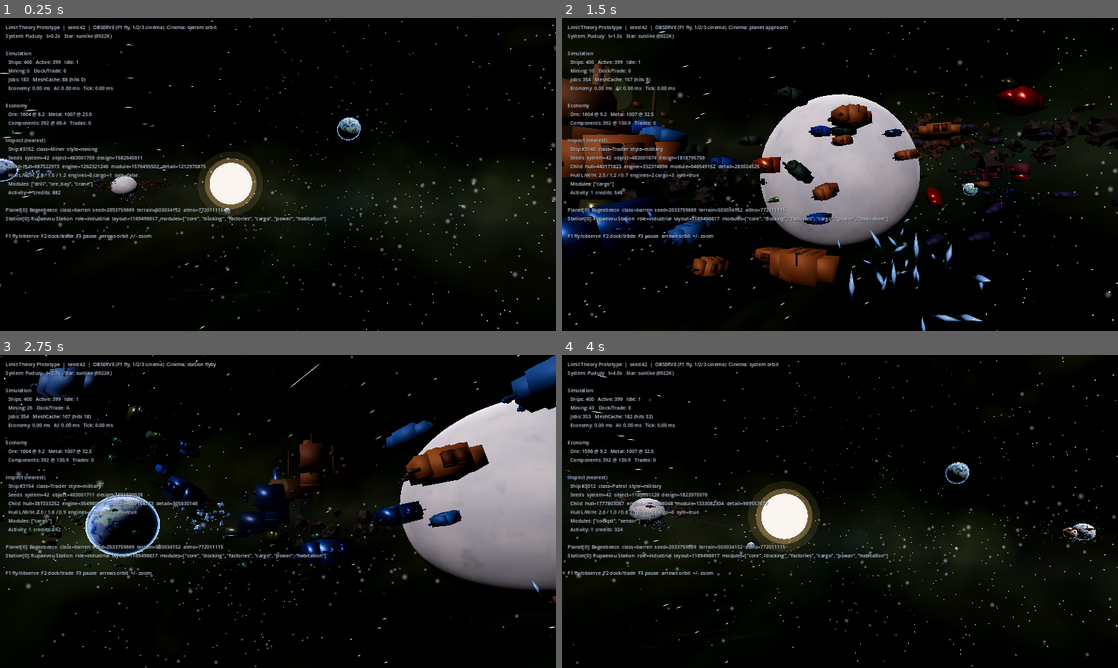
Above: before the commit, frames 1-4 (two rows, left to right).
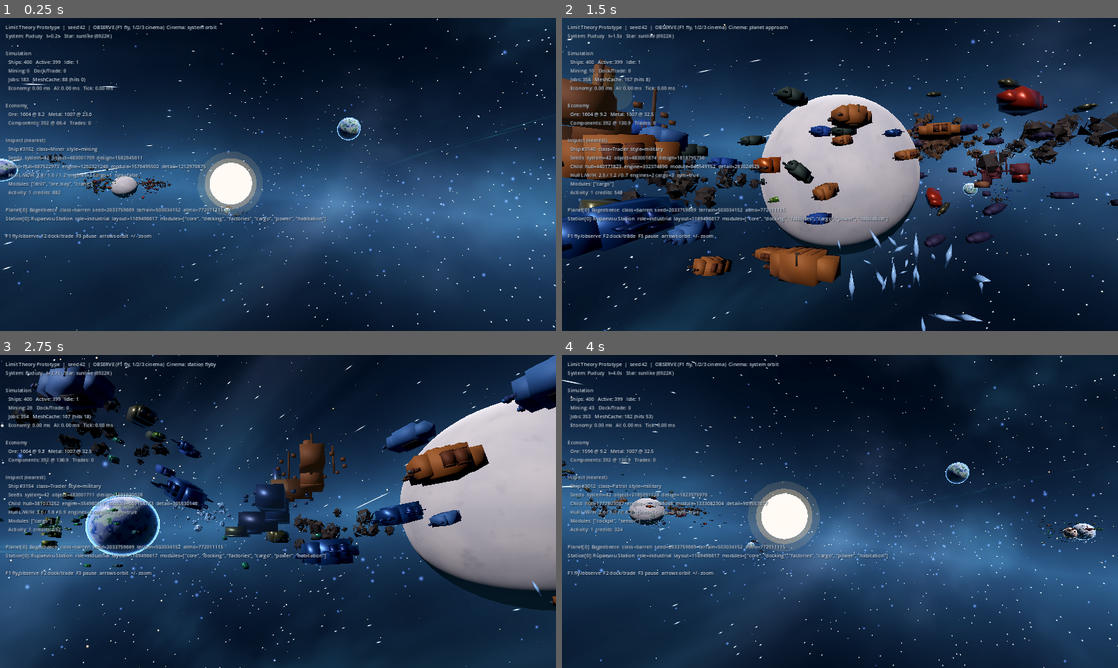
Above: after the commit, the same moments.

Repository: GeneralKnowledge/EternalWar
Game: Godot game, scene res://scenes/main.tscn
The game is run twice, just before and just after one commit, with the same random seed, the same clock (stepped at 60 frames per second) and the same inputs.
Inputs (mouse positions are in pixels of both pictures, inside the frame that each line leads up to):
- Up to frame 1 (0.25 s): no input
- Up to frame 2 (1.5 s): tap Enter at 0.5 s; move the mouse to (962, 158) at 0.52 s; hold Right (ui_right) 0.53-1.28 s; tap 1 at 0.6 s; click (962, 158) at 0.67 s; tap Space at 0.77 s; move the mouse to (728, 190) at 1.27 s; hold Down (ui_down) from 1.28 s (still down); tap 2 at 1.35 s
- Up to frame 3 (2.75 s): tap Space at 1.52 s; move the mouse to (333, 442) at 2.02 s; release Down (ui_down) at 2.03 s; hold Right (ui_right) from 2.03 s (still down); tap 3 at 2.1 s
- Up to frame 4 (4 s): move the mouse to (812, 574) at 2.77 s; release Right (ui_right) at 2.78 s; hold Up (ui_up) 2.78-3.53 s; tap C at 2.85 s; click (812, 574) at 2.92 s; tap Space at 3.02, 3.77 s; move the mouse to (1006, 558) at 3.52 s; hold Left (ui_left) from 3.53 s (still down); tap 1 at 3.6 s

The runs differ from the first frame. In frame 1, 97% of the frame differs, in the area x 0-100%, y 0-100%; in frame 2, 84%; in frame 3, 83%; in frame 4, 97%.

Commit message:
Tune sky colour and star scale for readable deep space
Bias nebula hues toward cyan/violet, keep an indigo sky floor under
Filmic tonemap, and shrink MultiMesh stars so empty space reads as
structured space instead of black void or muddy olive wash.

Co-authored-by: GeneralKnowledge <GeneralKnowledge@users.noreply.github.com>

Diff:
--- a/presentation/generators/starfield_gen.gd
+++ b/presentation/generators/starfield_gen.gd
@@ -3,8 +3,8 @@
 extends RefCounted
 
 
-static func build_multimesh(system_seed: int, count: int = 4800) -> MultiMesh:
-	## Dense far-field stars. Counts should stay high so empty sky never reads as flat black.
+static func build_multimesh(system_seed: int, count: int = 6200) -> MultiMesh:
+	## Dense star points: mostly small, a few brighter gems — not bokeh discs.
 	var rng := SeedHash.make_rng(system_seed, "starfield")
 	var mm := MultiMesh.new()
 	mm.transform_format = MultiMesh.TRANSFORM_3D
@@ -16,46 +16,48 @@
 
 	var clusters: Array[Vector3] = []
 	clusters.append(rng.dir3())
-	for i in mini(96, count):
+	for i in mini(120, count):
 		var base: Vector3 = clusters[rng.randi_range(0, clusters.size() - 1)]
-		clusters.append((base + rng.dir3() * rng.randf_range(0.04, 0.48)).normalized())
+		clusters.append((base + rng.dir3() * rng.randf_range(0.04, 0.5)).normalized())
 
-	# Galactic plane normal (deterministic tilt)
-	var plane_n := Vector3(rng.randf_range(-0.2, 0.2), 1.0, rng.randf_range(-0.2, 0.2)).normalized()
+	var plane_n := Vector3(rng.randf_range(-0.22, 0.22), 1.0, rng.randf_range(-0.22, 0.22)).normalized()
 
 	for i in count:
 		var dir: Vector3
-		var on_plane := rng.randf() < 0.45
+		var on_plane := rng.randf() < 0.5
 		if on_plane:
 			dir = rng.dir3()
-			dir = (dir - plane_n * dir.dot(plane_n) * rng.randf_range(0.55, 0.95)).normalized()
-			if rng.randf() < 0.5:
-				dir = (dir + clusters[rng.randi_range(0, clusters.size() - 1)] * 0.35).normalized()
-		elif rng.randf() < 0.72:
-			dir = (clusters[rng.randi_range(0, clusters.size() - 1)] + rng.dir3() * rng.randf_range(0.0, 0.12)).normalized()
+			dir = (dir - plane_n * dir.dot(plane_n) * rng.randf_range(0.5, 0.95)).normalized()
+			if rng.randf() < 0.55:
+				dir = (dir + clusters[rng.randi_range(0, clusters.size() - 1)] * 0.4).normalized()
+		elif rng.randf() < 0.7:
+			dir = (clusters[rng.randi_range(0, clusters.size() - 1)] + rng.dir3() * rng.randf_range(0.0, 0.14)).normalized()
 		else:
 			dir = rng.dir3()
 
-		var dist := rng.randf_range(7200.0, 14800.0)
-		var mag := pow(rng.randf(), 2.2)
+		var dist := rng.randf_range(3200.0, 7800.0)
+		var mag := pow(rng.randf(), 2.4)
 		if on_plane:
-			mag = minf(1.0, mag + 0.1)
-		# Keep points small so they read as stars, not glowing discs under bloom.
-		var size := lerpf(3.2, 14.0, mag)
+			mag = minf(1.0, mag + 0.08)
+		# Small sharp points; rare gems a bit larger.
+		var size: float
+		if mag > 0.82:
+			size = lerpf(14.0, 28.0, (mag - 0.82) / 0.18)
+		else:
+			size = lerpf(3.5, 12.0, mag / 0.82)
 		var temp_k := lerpf(2800.0, 14000.0, rng.randf())
 		if rng.randf() < 0.7:
-			temp_k = lerpf(3200.0, 7200.0, rng.randf())
+			temp_k = lerpf(3400.0, 7400.0, rng.randf())
 		var col := StellarColour.from_temperature(temp_k)
-		# Bright enough to survive ACES + dark sky without forcing bloom blowout.
-		var bright := 0.55 + mag * 1.15
+		var bright := 0.9 + mag * 1.5
 		col = Color(col.r * bright, col.g * bright, col.b * bright)
 		mm.set_instance_transform(i, Transform3D(Basis.IDENTITY.scaled(Vector3.ONE * size), dir * dist))
 		mm.set_instance_color(i, col)
 	return mm
 
 
-static func build_galactic_dust(system_seed: int, count: int = 520) -> MultiMesh:
-	## Soft large-scale dust along the galactic plane — structure without washing the sky.
+static func build_galactic_dust(system_seed: int, count: int = 480) -> MultiMesh:
+	## Soft large-scale dust along the galactic plane (subtle, not giant bokeh).
 	var rng := SeedHash.make_rng(system_seed, "galactic_dust")
 	var mm := MultiMesh.new()
 	mm.transform_format = MultiMesh.TRANSFORM_3D
@@ -68,14 +70,14 @@
 	var tint := nebula_color(system_seed)
 	for i in count:
 		var dir := rng.dir3()
-		dir = (dir - plane_n * dir.dot(plane_n) * rng.randf_range(0.7, 0.98)).normalized()
-		var dist := rng.randf_range(5200.0, 12000.0)
-		var size := rng.randf_range(55.0, 160.0)
-		var a := rng.randf_range(0.06, 0.18)
+		dir = (dir - plane_n * dir.dot(plane_n) * rng.randf_range(0.65, 0.98)).normalized()
+		var dist := rng.randf_range(4000.0, 9000.0)
+		var size := rng.randf_range(40.0, 110.0)
+		var a := rng.randf_range(0.08, 0.2)
 		var c := Color(
-			lerpf(tint.r, 0.55, 0.25),
-			lerpf(tint.g, 0.5, 0.2),
-			lerpf(tint.b, 0.75, 0.35),
+			lerpf(tint.r, 0.45, 0.35),
+			lerpf(tint.g, 0.5, 0.3),
+			lerpf(tint.b, 0.95, 0.45),
 			a
 		)
 		mm.set_instance_transform(i, Transform3D(Basis.IDENTITY.scaled(Vector3.ONE * size), dir * dist))
@@ -85,7 +87,16 @@
 
 static func nebula_color(system_seed: int) -> Color:
 	var rng := SeedHash.make_rng(system_seed, "nebula")
-	var h := rng.randf()
-	var s := rng.randf_range(0.35, 0.72)
-	var l := rng.randf_range(0.16, 0.38)
-	return Color.from_hsv(h, s, l)
+	var hue_pick := rng.randf()
+	var hue: float
+	if hue_pick < 0.3:
+		hue = rng.randf_range(0.52, 0.62)
+	elif hue_pick < 0.6:
+		hue = rng.randf_range(0.62, 0.78)
+	elif hue_pick < 0.85:
+		hue = rng.randf_range(0.78, 0.92)
+	else:
+		hue = rng.randf_range(0.92, 1.0)
+		if rng.randf() < 0.45:
+			hue = rng.randf_range(0.0, 0.06)
+	return Color.from_hsv(hue, rng.randf_range(0.45, 0.78), rng.randf_range(0.22, 0.42))
--- a/presentation/system_presenter.gd
+++ b/presentation/system_presenter.gd
@@ -80,8 +80,9 @@
 	light.rotation_degrees = Vector3(-38, 42, 0)
 	add_child(light)
 
-	var nebula: Color = sim.world.get("nebula_color", Color(0.25, 0.15, 0.45))
-	nebula = Color.from_hsv(nebula.h, clampf(nebula.s * 1.15, 0.35, 0.8), clampf(nebula.v * 1.25, 0.18, 0.42))
+	var nebula: Color = sim.world.get("nebula_color", Color(0.25, 0.2, 0.55))
+	# Keep saturation punchy but don't lift value into muddy wash.
+	nebula = Color.from_hsv(nebula.h, clampf(nebula.s * 1.15, 0.42, 0.88), clampf(nebula.v * 1.15, 0.26, 0.48))
 
 	var env := WorldEnvironment.new()
 	var e := Environment.new()
@@ -94,24 +95,24 @@
 	sky_mat.shader = load("res://shaders/deep_space_sky.gdshader")
 	sky_mat.set_shader_parameter("seed", float(sim.seed_value))
 	sky_mat.set_shader_parameter("nebula_tint", Vector3(nebula.r, nebula.g, nebula.b))
-	sky_mat.set_shader_parameter("nebula_strength", 0.7)
-	sky_mat.set_shader_parameter("band_strength", 0.62)
+	sky_mat.set_shader_parameter("nebula_strength", 0.95)
+	sky_mat.set_shader_parameter("band_strength", 0.9)
 	sky.sky_material = sky_mat
 	e.sky = sky
 	e.ambient_light_source = Environment.AMBIENT_SOURCE_COLOR
-	e.ambient_light_color = Color(0.045, 0.05, 0.075).lerp(nebula, 0.35)
-	e.ambient_light_energy = 0.32
-	e.tonemap_mode = Environment.TONE_MAPPER_ACES
-	e.tonemap_exposure = 0.88
-	# Glow for engines/beacons only — high threshold stops sky/star blowout.
+	e.ambient_light_color = Color(0.06, 0.065, 0.1).lerp(nebula, 0.45)
+	e.ambient_light_energy = 0.4
+	# Filmic keeps dark sky structure; ACES was crushing the void to pure black.
+	e.tonemap_mode = Environment.TONE_MAPPER_FILMIC
+	e.tonemap_exposure = 1.05
 	e.glow_enabled = true
-	e.glow_intensity = 0.28
-	e.glow_bloom = 0.06
-	e.glow_hdr_threshold = 1.35
+	e.glow_intensity = 0.32
+	e.glow_bloom = 0.08
+	e.glow_hdr_threshold = 1.25
 	e.fog_enabled = true
-	e.fog_light_color = Color(nebula.r * 0.4, nebula.g * 0.4, nebula.b * 0.5)
-	e.fog_density = 0.000016
-	e.fog_aerial_perspective = 0.05
+	e.fog_light_color = Color(nebula.r * 0.45, nebula.g * 0.4, nebula.b * 0.55)
+	e.fog_density = 0.000014
+	e.fog_aerial_perspective = 0.06
 	env.environment = e
 	_env_node = env
 	add_child(env)
@@ -124,7 +125,7 @@
 func _build_starfield() -> void:
 	# Primary dense starfield — additive billboards always fill empty sky.
 	var stars := MultiMeshInstance3D.new()
-	stars.multimesh = StarfieldGen.build_multimesh(sim.seed_value, 5200)
+	stars.multimesh = StarfieldGen.build_multimesh(sim.seed_value, 6200)
 	var mat := ShaderMaterial.new()
 	mat.shader = load("res://shaders/starfield.gdshader")
 	stars.material_override = mat
@@ -132,7 +133,7 @@
 
 	# Soft galactic dust band for large-scale structure.
 	var dust := MultiMeshInstance3D.new()
-	dust.multimesh = StarfieldGen.build_galactic_dust(sim.seed_value, 560)
+	dust.multimesh = StarfieldGen.build_galactic_dust(sim.seed_value, 480)
 	var dmat := ShaderMaterial.new()
 	dmat.shader = load("res://shaders/starfield.gdshader")
 	dust.material_override = dmat
@@ -140,33 +141,34 @@
 
 
 func _build_nebula_layers(nebula: Color) -> void:
-	# Far veils — colour accents, not a mid-distance white wash.
+	# Mid/far veils — coloured structure without blooming white.
 	var rng := SeedHash.make_rng(sim.seed_value, "nebula_layers")
 	var shader: Shader = load("res://shaders/nebula.gdshader")
-	for i in 3:
+	for i in 4:
 		var mi := MeshInstance3D.new()
 		var plane := PlaneMesh.new()
-		var sz := rng.randf_range(7000.0, 12000.0)
+		var sz := rng.randf_range(5500.0, 10000.0)
 		plane.size = Vector2(sz, sz)
 		mi.mesh = plane
 		var mat := ShaderMaterial.new()
 		mat.shader = shader
 		var layer_col := Color.from_hsv(
-			nebula.h + rng.randf_range(-0.08, 0.08),
-			clampf(nebula.s * 1.05 + 0.05, 0.3, 0.75),
-			clampf(nebula.v * 1.2 + 0.1, 0.18, 0.42)
+			nebula.h + rng.randf_range(-0.1, 0.1),
+			clampf(nebula.s * 1.1, 0.35, 0.85),
+			clampf(nebula.v + rng.randf_range(0.05, 0.2), 0.28, 0.55)
 		)
 		mat.set_shader_parameter("nebula_color", layer_col)
 		mat.set_shader_parameter("seed_offset", float(i) * 17.3 + float(sim.seed_value % 100) * 0.13)
-		mat.set_shader_parameter("density", rng.randf_range(0.42, 0.62))
-		mat.set_shader_parameter("soft_edge", rng.randf_range(0.4, 0.7))
-		mat.set_shader_parameter("brightness", rng.randf_range(0.2, 0.38))
+		mat.set_shader_parameter("density", rng.randf_range(0.5, 0.72))
+		mat.set_shader_parameter("soft_edge", rng.randf_range(0.35, 0.6))
+		mat.set_shader_parameter("brightness", rng.randf_range(0.4, 0.62))
 		mi.material_override = mat
 		var dir := rng.dir3()
 		if i < 2:
-			dir.y *= 0.35
+			dir.y *= 0.28
 			dir = dir.normalized()
-		mi.position = dir * rng.randf_range(9000.0, 15000.0)
+		# Spread layers so at least one reads from typical cinema angles.
+		mi.position = dir * rng.randf_range(3800.0, 8200.0)
 		add_child(mi)
 		mi.look_at(Vector3.ZERO, Vector3.UP)
 
--- a/shaders/deep_space_sky.gdshader
+++ b/shaders/deep_space_sky.gdshader
@@ -1,13 +1,11 @@
 shader_type sky;
 
-// Soft deep-space backdrop for Compatibility/OpenGL3.
-// Dense star *points* come from MultiMesh billboards; this fills voids with
-// a lifted indigo base, galactic band, and soft nebula lobes — never pure black.
+// Deep indigo void + coloured nebula structure. Nebula tint accents, never muddies the floor.
 
 uniform float seed = 42.0;
-uniform vec3 nebula_tint = vec3(0.35, 0.22, 0.55);
-uniform float nebula_strength = 0.65;
-uniform float band_strength = 0.55;
+uniform vec3 nebula_tint = vec3(0.4, 0.35, 0.85);
+uniform float nebula_strength = 0.85;
+uniform float band_strength = 0.8;
 
 float hash21(vec2 p) {
 	p = fract(p * vec2(123.34, 456.21) + seed * 0.01);
@@ -41,35 +39,33 @@
 void sky() {
 	vec3 dir = normalize(EYEDIR);
 
-	// Lifted void — readable indigo, not crushed black under ACES.
-	vec3 col = vec3(0.02, 0.024, 0.045);
-	col = mix(col, nebula_tint * 0.22, 0.55);
+	// Cool indigo floor — readable, not olive, not #000.
+	vec3 col = vec3(0.035, 0.04, 0.085);
+	// Light nebula influence on the floor only
+	col = mix(col, nebula_tint * 0.28, 0.35);
 
-	// Galactic band
 	vec3 band_n = normalize(vec3(0.18, 1.0, 0.1));
 	float band = 1.0 - abs(dot(dir, band_n));
-	band = pow(clamp(band, 0.0, 1.0), 3.8);
-	vec2 band_uv = vec2(atan(dir.z, dir.x), dir.y) * 2.2 + seed * 0.01;
-	float band_noise = fbm(band_uv * 1.6);
-	col += nebula_tint * band * band_noise * band_strength * 0.85;
-	col += vec3(0.18, 0.2, 0.32) * band * 0.28 * band_strength;
+	band = pow(clamp(band, 0.0, 1.0), 3.4);
+	vec2 band_uv = vec2(atan(dir.z, dir.x), dir.y) * 2.0 + seed * 0.01;
+	float band_noise = fbm(band_uv * 1.5);
+	col += nebula_tint * band * (0.35 + band_noise * 0.65) * band_strength;
+	col += vec3(0.12, 0.16, 0.32) * band * 0.4 * band_strength;
 
-	// Asymmetric nebula lobes (structure, not full-sky wash)
-	vec2 nuv = dir.xy * 1.5 + dir.z * 0.85 + vec2(seed * 0.02, seed * 0.015);
-	float n1 = fbm(nuv * 1.1);
-	float n2 = fbm(nuv * 2.8 + 9.0);
-	float veil = smoothstep(0.38, 0.82, n1 * 0.6 + n2 * 0.5);
+	vec2 nuv = dir.xy * 1.4 + dir.z * 0.8 + vec2(seed * 0.02, seed * 0.015);
+	float n1 = fbm(nuv * 1.05);
+	float n2 = fbm(nuv * 2.6 + 9.0);
+	float veil = smoothstep(0.36, 0.82, n1 * 0.58 + n2 * 0.5);
 	float lobe = smoothstep(0.15, 0.75, abs(dir.x + 0.25 * dir.y + n2 * 0.35));
 	col += nebula_tint * veil * lobe * nebula_strength * 0.55;
-	col += nebula_tint.bgr * veil * (1.0 - lobe) * nebula_strength * 0.28;
+	col += mix(nebula_tint.bgr, vec3(0.35, 0.45, 0.9), 0.4) * veil * (1.0 - lobe) * nebula_strength * 0.32;
 
-	// Sparse soft sparkle layer (large cells — survives low-res sky / Compat)
-	vec2 suv = dir.xy * 90.0 + dir.z * 40.0 + seed;
+	vec2 suv = dir.xy * 85.0 + dir.z * 36.0 + seed;
 	float cell = hash21(floor(suv));
-	if (cell > 0.97) {
+	if (cell > 0.968) {
 		vec2 f = fract(suv) - 0.5;
-		float spark = exp(-dot(f, f) * 90.0) * (0.35 + cell);
-		col += mix(vec3(1.0, 0.9, 0.75), vec3(0.7, 0.85, 1.0), hash21(floor(suv) + 3.1)) * spark;
+		float spark = exp(-dot(f, f) * 85.0) * (0.45 + cell);
+		col += mix(vec3(1.0, 0.92, 0.78), vec3(0.7, 0.85, 1.0), hash21(floor(suv) + 3.1)) * spark * 1.15;
 	}
 
 	COLOR = col;
--- a/shaders/nebula.gdshader
+++ b/shaders/nebula.gdshader
@@ -52,8 +52,8 @@
 	float n2 = fbm(uv * 5.5 - vec2(seed_offset * 0.05, 0.3));
 	float veil = smoothstep(1.0 - density, 1.0, n * 0.65 + n2 * 0.45);
 	float alpha = veil * radial * brightness;
-	vec3 col = nebula_color.rgb * (0.5 + n2 * 0.55);
+	vec3 col = nebula_color.rgb * (0.65 + n2 * 0.6);
 	ALBEDO = col;
-	EMISSION = col * (0.55 + n * 0.45);
-	ALPHA = clamp(alpha, 0.0, 0.55);
+	EMISSION = col * (0.75 + n * 0.55);
+	ALPHA = clamp(alpha, 0.0, 0.65);
 }
--- a/shaders/starfield.gdshader
+++ b/shaders/starfield.gdshader
@@ -20,15 +20,14 @@
 void fragment() {
 	vec2 uv = UV * 2.0 - 1.0;
 	float d = length(uv);
-	float core = exp(-d * d * 14.0);
-	float halo = exp(-d * d * 4.0);
-	float a = core * 0.95 + halo * 0.35;
-	if (a < 0.04 || d > soft_radius) {
+	float core = exp(-d * d * 22.0);
+	float halo = exp(-d * d * 7.0);
+	float a = core * 0.95 + halo * 0.22;
+	if (a < 0.05 || d > soft_radius) {
 		discard;
 	}
 	vec3 col = COLOR.rgb;
 	ALBEDO = col;
-	// Bright points without HDR spikes that bloom into white discs.
-	EMISSION = col * (1.35 + core * 2.4);
+	EMISSION = col * (1.6 + core * 2.8);
 	ALPHA = clamp(a, 0.0, 1.0);
 }
--- a/simulation/system_generator.gd
+++ b/simulation/system_generator.gd
@@ -46,7 +46,20 @@
 	]
 
 	var nebula_rng := SeedHash.make_rng(seed_value, "nebula")
-	var nebula_color := Color.from_hsv(nebula_rng.randf(), nebula_rng.randf_range(0.4, 0.75), nebula_rng.randf_range(0.2, 0.45))
+	# Bias toward space-readable hues (cyan / blue / violet / magenta / rose) — avoid muddy olives.
+	var hue_pick := nebula_rng.randf()
+	var hue: float
+	if hue_pick < 0.28:
+		hue = nebula_rng.randf_range(0.52, 0.62) # cyan–blue
+	elif hue_pick < 0.58:
+		hue = nebula_rng.randf_range(0.62, 0.78) # blue–violet
+	elif hue_pick < 0.82:
+		hue = nebula_rng.randf_range(0.78, 0.92) # violet–magenta
+	else:
+		hue = nebula_rng.randf_range(0.92, 1.0) # rose
+		if nebula_rng.randf() < 0.45:
+			hue = nebula_rng.randf_range(0.0, 0.06)
+	var nebula_color := Color.from_hsv(hue, nebula_rng.randf_range(0.45, 0.78), nebula_rng.randf_range(0.28, 0.5))
 
 	return {
 		"seed": seed_value,
